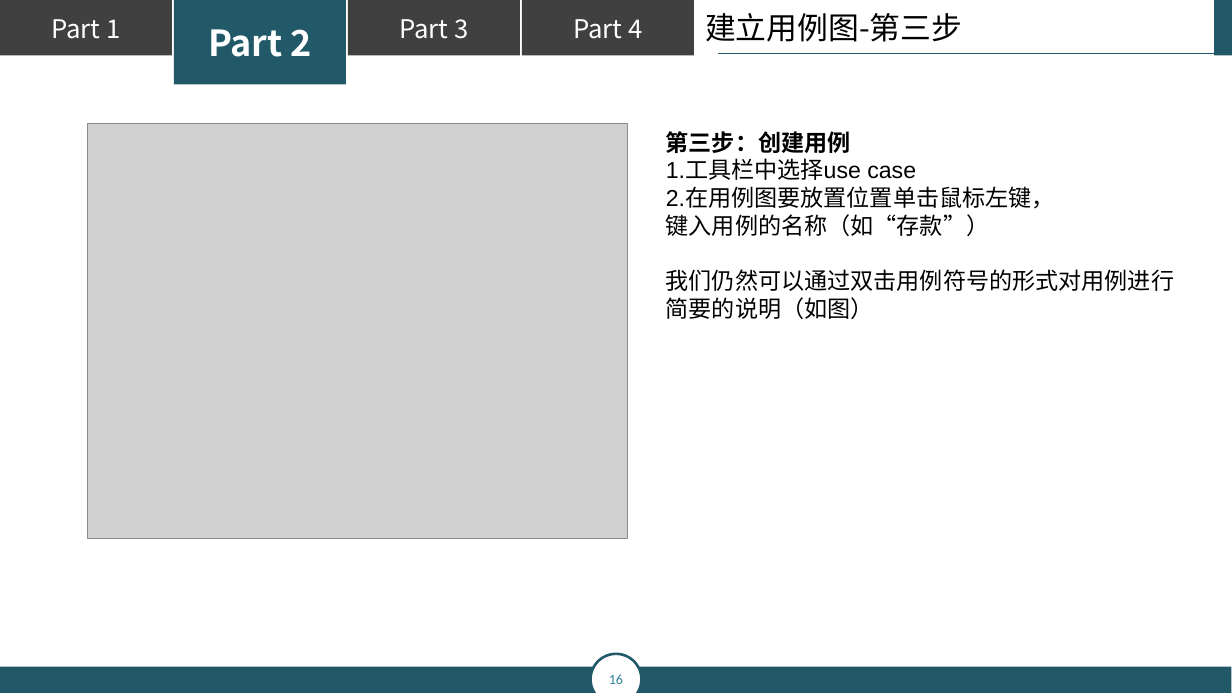
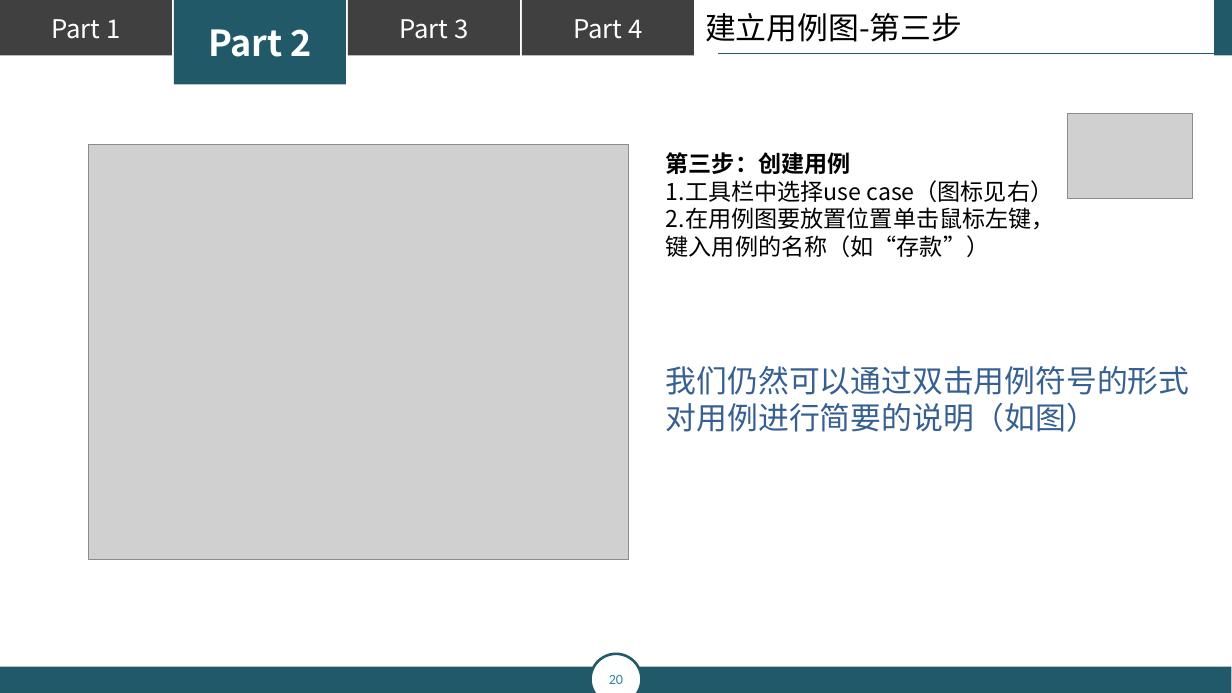
Before and after one commit to popopoi/PRD2018-G07, a slide deck: slide 20 of 翻转课堂PPT/PRD2018-G07-第五周翻转课堂PPT.pptx (slide 16 before the commit). Drawn at 1232x693 pixels with LibreOffice and Linux fonts; fonts in the diff are those of the drawing; grey boxes stand for pictures. Boxes give left, top, right and bottom in pixels: in the first picture for what was removed or moved away, otherwise in the second. Text is boxed around its words. In the diff, an @@ line names an element or a change of style, - is before the commit and + after.

```diff
--- a/翻转课堂PPT/PRD2018-G07-第五周翻转课堂PPT.pptx
+++ b/翻转课堂PPT/PRD2018-G07-第五周翻转课堂PPT.pptx
@@ picture added at (x1=1067, y1=114, x2=1192, y2=199) @@
@@ picture moved from (x1=88, y1=124, x2=628, y2=539) to (x1=89, y1=145, x2=628, y2=560) @@
@@ text "第三步：创建用例" moved from (x1=666, y1=131, x2=1174, y2=319) to (x1=666, y1=152, x2=1190, y2=432) @@
@@ text at (x1=666, y1=152, x2=1055, y2=257): font Arial to Noto Sans CJK SC in "第三步：创建用例", "2.在用例图要放置位置单击鼠标左键，", "键入用例的名称（如“存款”）" @@
@@ text at (x1=666, y1=180, x2=1053, y2=202): text changed; font Arial to Noto Sans CJK SC @@
-1.工具栏中选择use case
+1.工具栏中选择use case（图标见右）
@@ text at (x1=666, y1=366, x2=1190, y2=432): text changed; size 18 to 24 pt; font Arial to Noto Sans CJK SC; text colour #000000 to #376092 @@
-我们仍然可以通过双击用例符号的形式对用例进行
-简要的说明（如图）
+我们仍然可以通过双击用例符号的形式
+对用例进行简要的说明（如图）
@@ page number at (x1=609, y1=675, x2=623, y2=684): text changed @@
-16
+20
```
Also in this commit, not shown: 26 other slides changed, 9 slides added.
